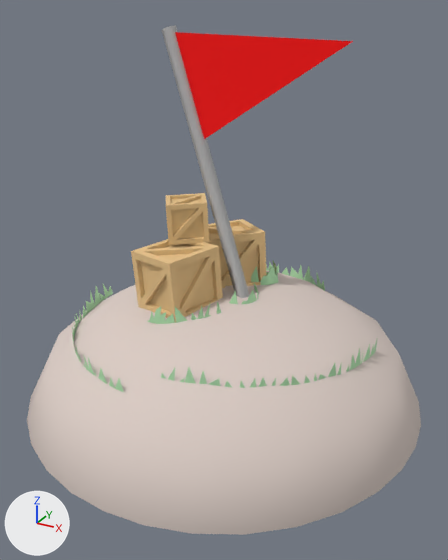
Before and after pictures for a commit that changed the glTF model public/models/pre_torretta.glb.
The view is the same before and after, from a 50 mm camera at (-2.93, -4.52, 3.39) aimed at (-6.53, 2.02, 0.12). Every picture has the same lights, and +X, +Y and +Z are marked at lower left. The older version comes first. Where no turn or scale is listed for an object, it has been applied to the vertices.
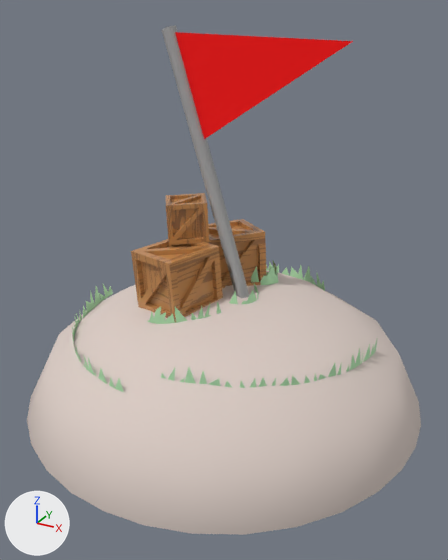
Where the change shows, as pixel boxes (x1, y1, x2, y2) in the pictures (448 x 560 px):
```json
{"object": "Mesh_9", "change": "surface changed", "before": [131, 239, 223, 321], "after": [131, 239, 223, 321], "on screen": "beige to brown"}
{"object": "Mesh_8", "change": "surface changed", "before": [208, 219, 266, 288], "after": [208, 219, 266, 288], "on screen": "darker"}
{"object": "Mesh_7", "change": "surface changed", "before": [166, 193, 209, 245], "after": [166, 193, 209, 245], "on screen": "beige to brown"}
```

Edits to the scene script, one JSON object a line:
```json
{"op": "add", "block": "img_image_1", "code": ["img_image_1 = load_image('Image_1', '_unpacked/Image_1', 626, 626, 'Non-Color')"]}
{"block": "mat_gesso", "change": "nodes: BsdfPrincipled, OutputMaterial"}
{"block": "mat_gesso", "change": "nodes: BsdfPrincipled, Math x2, Mix, OutputMaterial, SeparateColor, TexImage x2"}
{"block": "mat_gesso", "change": "uses the picture img_image_1"}
```
